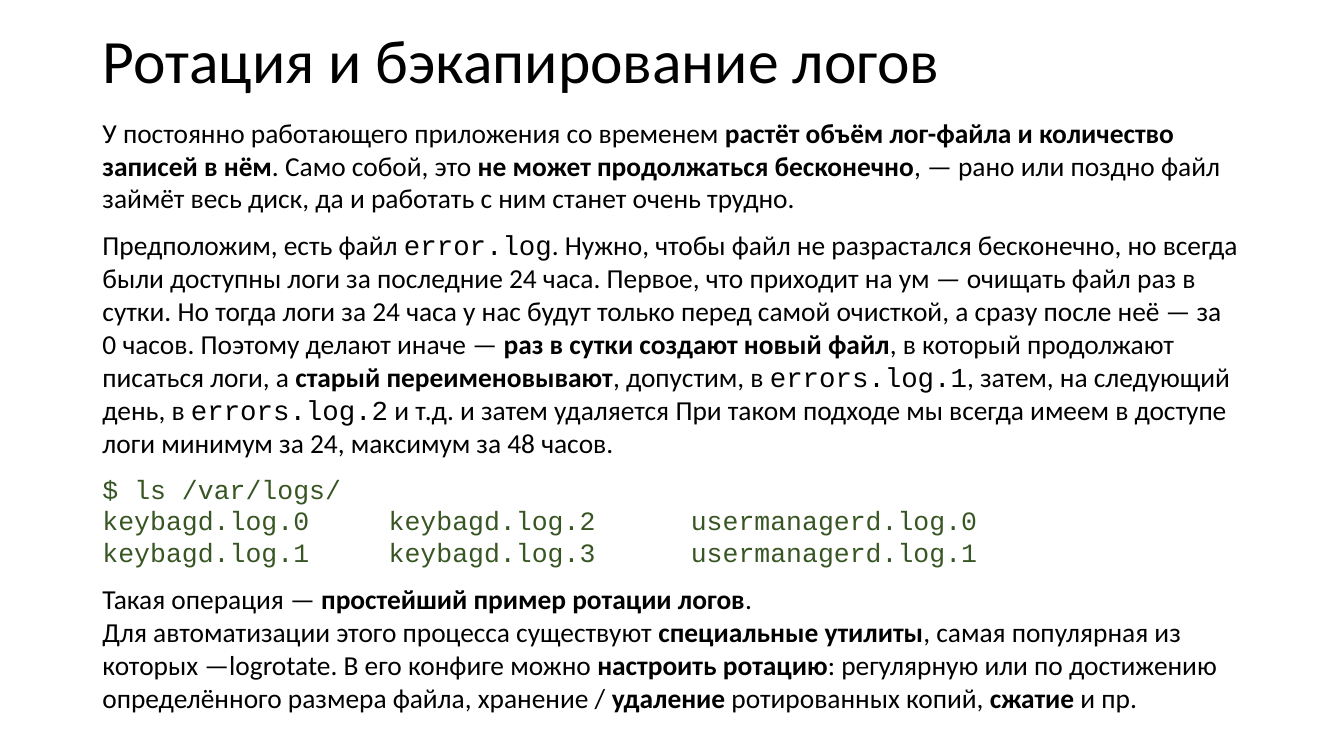
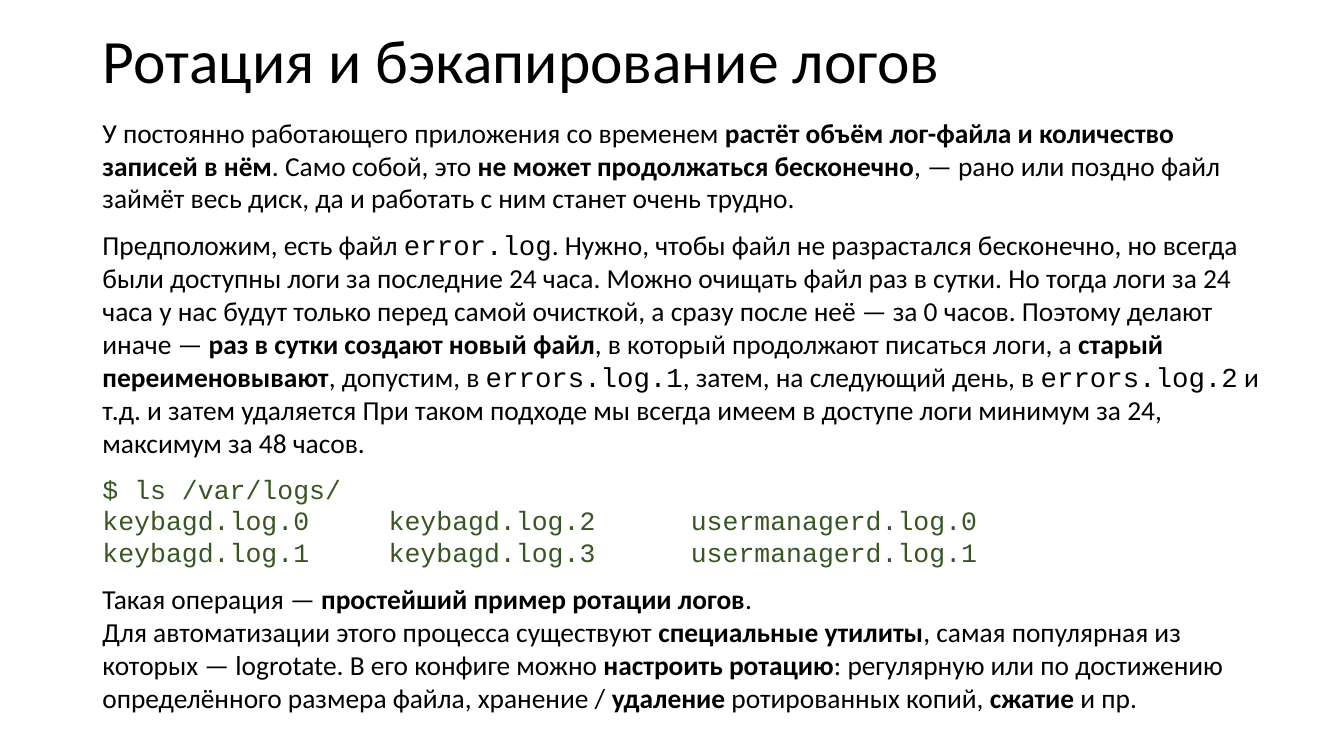
Before and after one commit to xtrueman/prog_instruments, a slide deck: slide 19 of presentations/Logging.pptx. Drawn at 1344x756 pixels with LibreOffice and Linux fonts; fonts in the diff are those of the drawing. Boxes give left, top, right and bottom in pixels: in the first picture for what was removed or moved away, otherwise in the second. Text is boxed around its words. In the diff, an @@ line names an element or a change of style, - is before the commit and + after.

```diff
--- a/presentations/Logging.pptx
+++ b/presentations/Logging.pptx
@@ text at <box>102,236,1259,458</box>: text changed @@
-Предположим, есть файл error.log. Нужно, чтобы файл не разрастался бесконечно, но всегда были доступны логи за последние 24 часа. Первое, что приходит на ум — очищать файл раз в сутки. Но тогда логи за 24 часа у нас будут только перед самой очисткой, а сразу после неё — за 0 часов. Поэтому делают иначе — раз в сутки создают новый файл, в который продолжают писаться логи, а старый переименовывают, допустим, в errors.log.1, затем, на следующий день, в errors.log.2 и т.д. и затем удаляется При таком подходе мы всегда имеем в доступе логи минимум за 24, максимум за 48 часов.
+Предположим, есть файл error.log. Нужно, чтобы файл не разрастался бесконечно, но всегда были доступны логи за последние 24 часа. Можно очищать файл раз в сутки. Но тогда логи за 24 часа у нас будут только перед самой очисткой, а сразу после неё — за 0 часов. Поэтому делают иначе — раз в сутки создают новый файл, в который продолжают писаться логи, а старый переименовывают, допустим, в errors.log.1, затем, на следующий день, в errors.log.2 и т.д. и затем удаляется При таком подходе мы всегда имеем в доступе логи минимум за 24, максимум за 48 часов.
@@ text at <box>102,590,1223,713</box>: spaces changed @@
-Такая операция — простейший пример ротации логов.
-Для автоматизации этого процесса существуют специальные утилиты, самая популярная из которых —logrotate. В его конфиге можно настроить ротацию: регулярную или по достижению определённого размера файла, хранение / удаление ротированных копий, сжатие и пр.
+Такая операция — простейший пример ротации логов.
+Для автоматизации этого процесса существуют специальные утилиты, самая популярная из которых — logrotate. В его конфиге можно настроить ротацию: регулярную или по достижению определённого размера файла, хранение / удаление ротированных копий, сжатие и пр.
```
Also in this commit, not shown: 13 other slides changed, 1 slide added, 1 other file.
